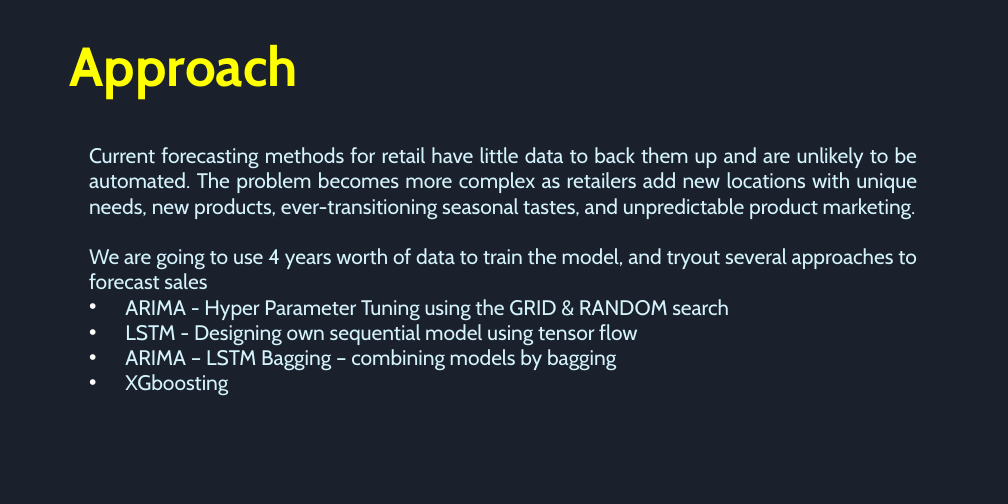
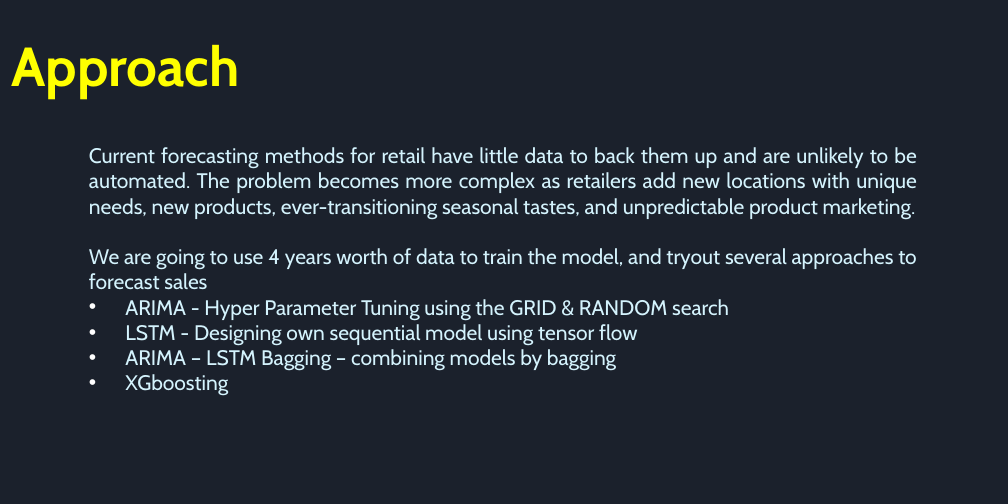
Before and after one commit to SriNithin965/project-4-2, a slide deck: slide 4 of ppts/Sales_Forecasting_Design_B4.pptx. Drawn at 1008x504 pixels with LibreOffice and Linux fonts; fonts in the diff are those of the drawing. Boxes give left, top, right and bottom in pixels: in the first picture for what was removed or moved away, otherwise in the second. Text is boxed around its words. In the diff, an @@ line names an element or a change of style, - is before the commit and + after.

```diff
--- a/ppts/Sales_Forecasting_Design_B4.pptx
+++ b/ppts/Sales_Forecasting_Design_B4.pptx
@@ text "Approach" at bbox=[11, 44, 239, 98]: indent changed @@
```
Also in this commit, not shown: 11 other slides changed.
